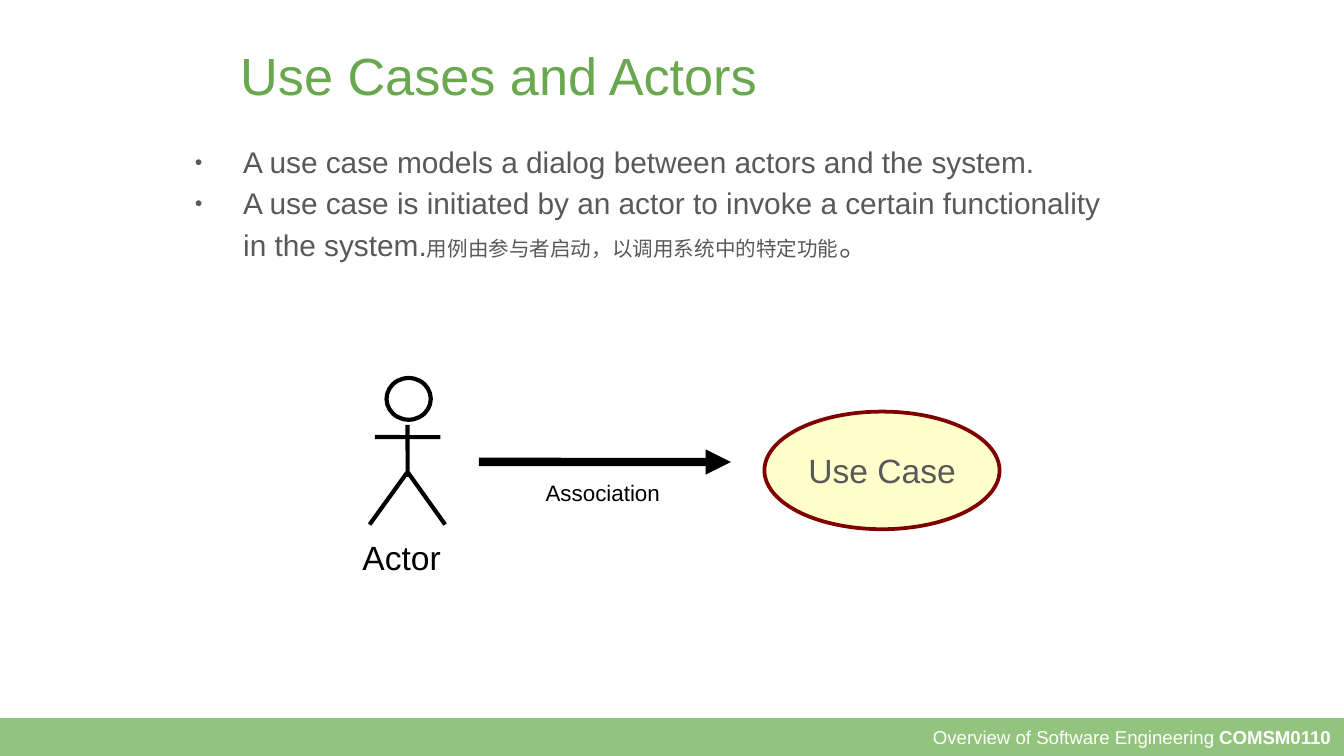
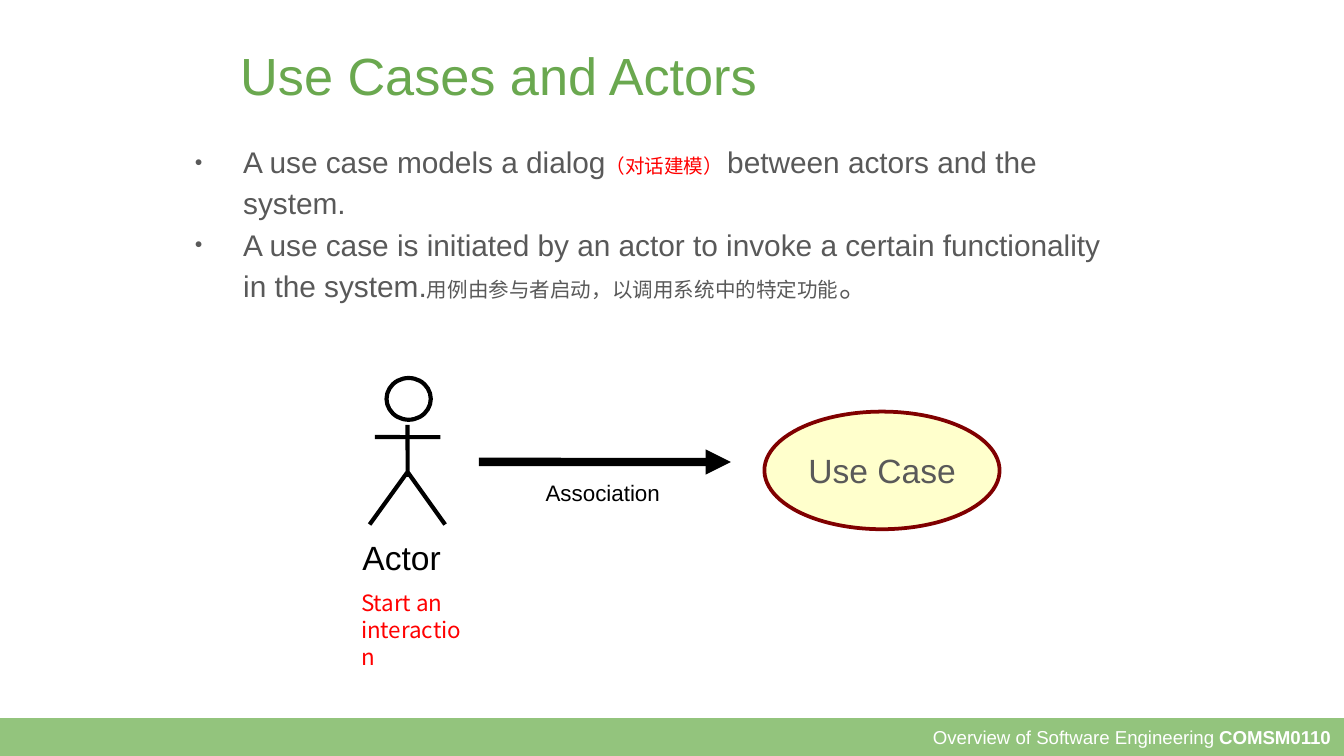
Before and after one commit to Kathy3665/coursesource, a slide deck: slide 24 of slides/3a - Requirements.odp. Drawn at 1344x756 pixels with LibreOffice and Linux fonts; fonts in the diff are those of the drawing. Boxes give left, top, right and bottom in pixels: in the first picture for what was removed or moved away, otherwise in the second. Text is boxed around its words. In the diff, an @@ line names an element or a change of style, - is before the commit and + after.

```diff
--- a/slides/3a - Requirements.odp
+++ b/slides/3a - Requirements.odp
@@ text at [243,151,1036,220]: text changed @@
-● A use case models a dialog between actors and the system.
+● A use case models a dialog（对话建模） between actors and the system.
@@ text added at [361,594,442,612], 12 pt, text #FF0000 @@
+Start an interaction
```
Also in this commit, not shown: 9 other slides changed, 1 other file.
